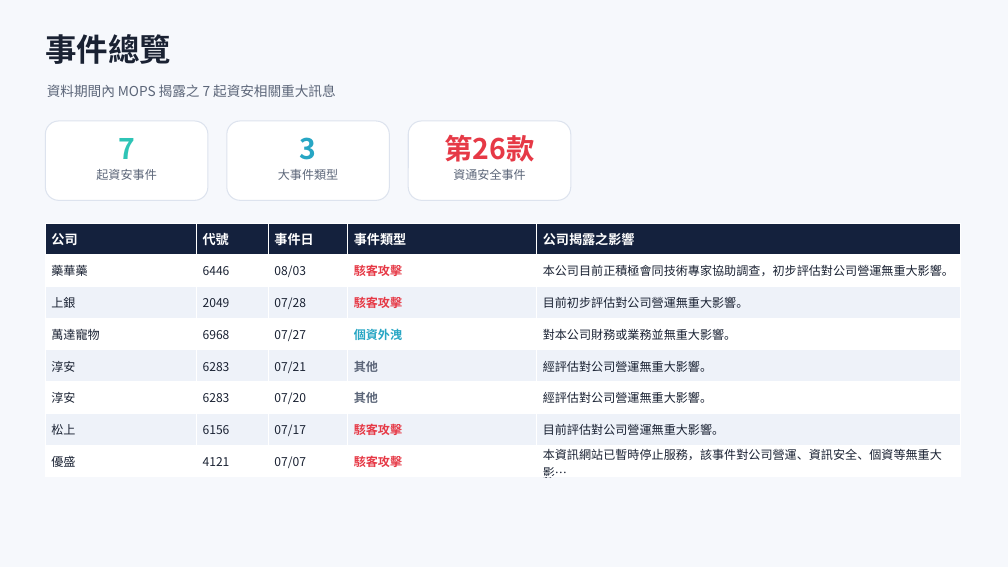
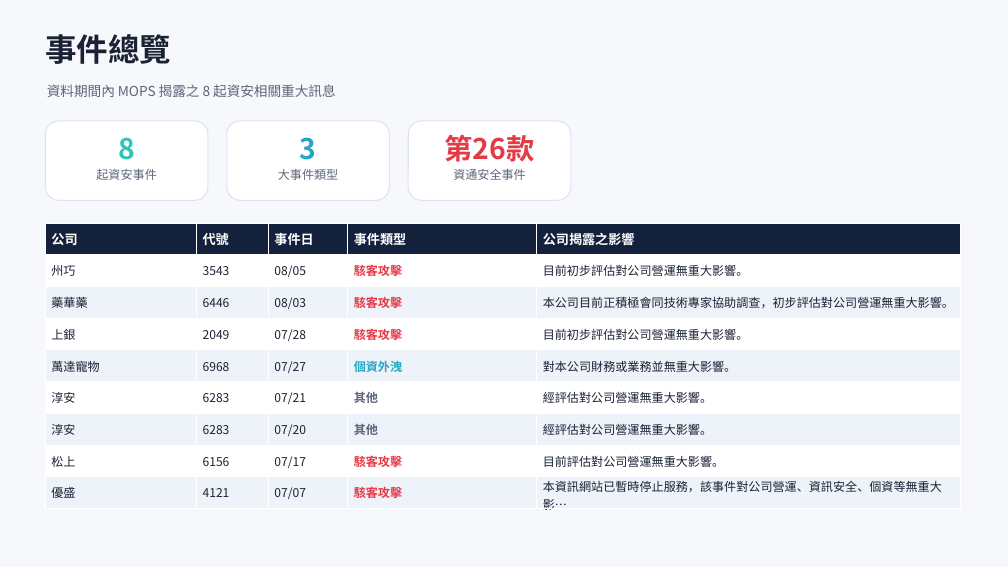
Before and after one commit to Johnnylin77/mops-isec-monitor, a slide deck: slide 2 of 資安事件因應分析.pptx. Drawn at 1008x567 pixels with LibreOffice and Linux fonts; fonts in the diff are those of the drawing. Boxes give left, top, right and bottom in pixels: in the first picture for what was removed or moved away, otherwise in the second. Text is boxed around its words. In the diff, an @@ line names an element or a change of style, - is before the commit and + after.

Commit message:
MOPS report: 2026-08-06

```diff
--- a/資安事件因應分析.pptx
+++ b/資安事件因應分析.pptx
@@ text at (47, 84, 336, 97): text changed @@
-資料期間內 MOPS 揭露之 7 起資安相關重大訊息
+資料期間內 MOPS 揭露之 8 起資安相關重大訊息
@@ text at (118, 137, 135, 160): text changed @@
-7
+8
@@ table at (45, 223, 960, 514) @@
+row 2: 州巧 | 3543 | 08/05 | 駭客攻擊 | 目前初步評估對公司營運無重大影響。
```
Also in this commit, not shown: 5 other slides changed, 2 other files.
